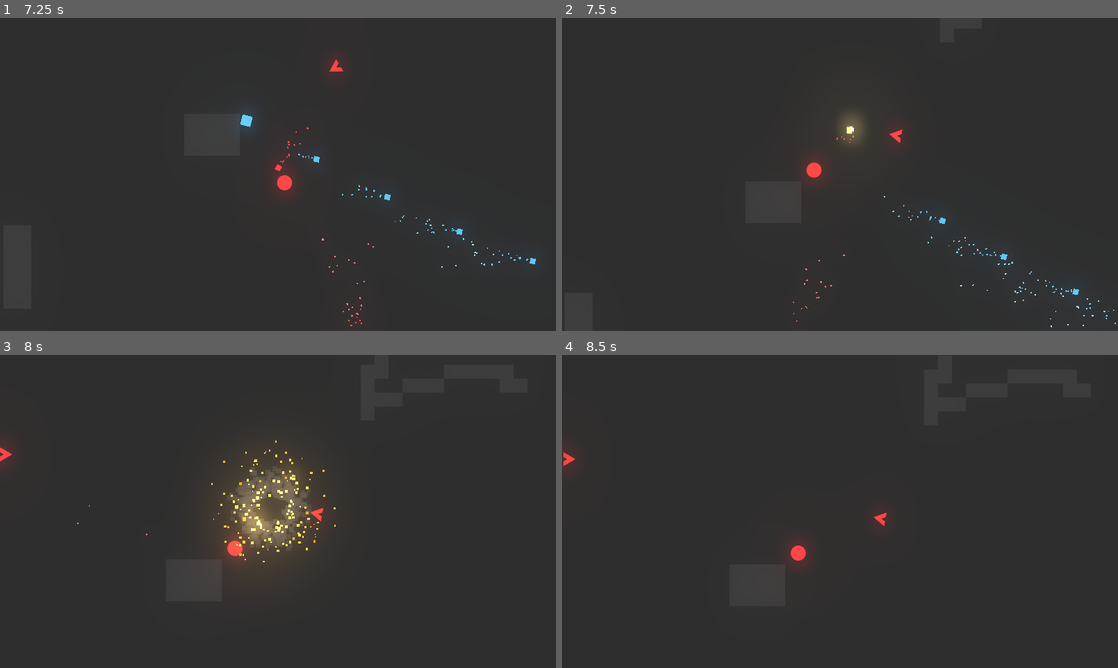
Above: before the commit, frames 1-4 (two rows, left to right).
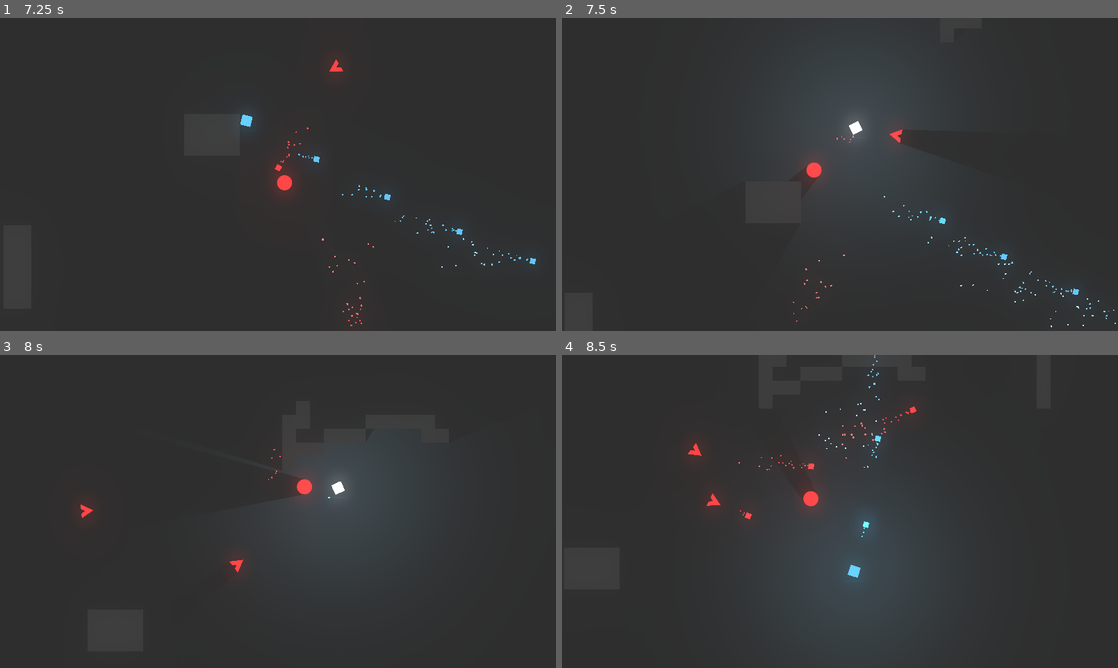
Above: after the commit, the same moments.

Repository: Talamander/unexpected-jam
Game: Godot game, scene res://Level/Arena.tscn
Two runs of this game, one before a commit and one after it. Both use one fixed random seed, a clock stepped at 60 frames per second and the inputs below. Sound files missing from this copy of the repository are replaced by a short silence.
Inputs (mouse positions are in pixels of both pictures, inside the frame that each line leads up to):
- Up to frame 1 (7.25 s): move the mouse to (400, 158) at 0.52 s; press the mouse at (400, 158) at 0.53 s; hold Right (ui_right) 0.53-1.28 s; move the mouse to (166, 190) at 1.27 s; release the mouse at (166, 190) at 1.28 s; hold Down (ui_down) 1.28-2.03 s; tap L (toggle_lights) every 1.5 s from 1.35 to 5.85 s; move the mouse to (333, 105) at 2.02 s; press the mouse at (333, 105) at 2.03 s; hold Right (ui_right) 2.03-2.78 s; move the mouse to (250, 237) at 2.77 s; release the mouse at (250, 237) at 2.78 s; hold Up (ui_up) 2.78-3.53 s; move the mouse to (444, 221) at 3.52 s; press the mouse at (444, 221) at 3.53 s; hold Left (ui_left) 3.53-5.03 s; move the mouse to (111, 127) at 4.27 s; release the mouse at (111, 127) at 4.28 s; move the mouse to (305, 174) at 5.02 s; press the mouse at (305, 174) at 5.03 s; hold Down (ui_down) 5.03-5.78 s; tap Enter at 5.75 s; move the mouse to (194, 96) at 5.77 s; release the mouse at (194, 96) at 5.78 s; hold Right (ui_right) 5.78-6.53 s; tap R (restart) at 6.5 s; move the mouse to (400, 158) at 6.52 s; press the mouse at (400, 158) at 6.53 s; hold Up (ui_up) from 6.53 s (still down)
- Up to frame 2 (7.5 s): move the mouse to (728, 190) at 7.27 s; release Up (ui_up) at 7.28 s; release the mouse at (728, 190) at 7.28 s; hold Right (ui_right) from 7.28 s (still down); tap L (toggle_lights) at 7.35 s
- Up to frame 3 (8 s): keep holding Right (ui_right)
- Up to frame 4 (8.5 s): move the mouse to (895, 442) at 8.02 s; release Right (ui_right) at 8.03 s; press the mouse at (895, 442) at 8.03 s; hold Down (ui_down) from 8.03 s (still down)

Frame 1 is identical in both runs. In frame 2, 3.5% of the frame differs, in the area x 44-68%, y 19-65%; in frame 3, 7.2%, in the area x 0-70%, y 27-70%; in frame 4, 5.9%.

Commit message:
Fixed restart bug with HP

Diff:
--- a/Level/Arena.gd
+++ b/Level/Arena.gd
@@ -22,6 +22,7 @@
 	if Input.is_action_just_pressed("restart"):
 # warning-ignore:return_value_discarded
 		get_tree().reload_current_scene()
+		Global.PlayerStats.health = Global.PlayerStats.max_health
 
 func _on_EnemySpawnTimer_timeout():
 	var enemy_position = Vector2(rand_range(-160, 670), rand_range(-90, 390))
